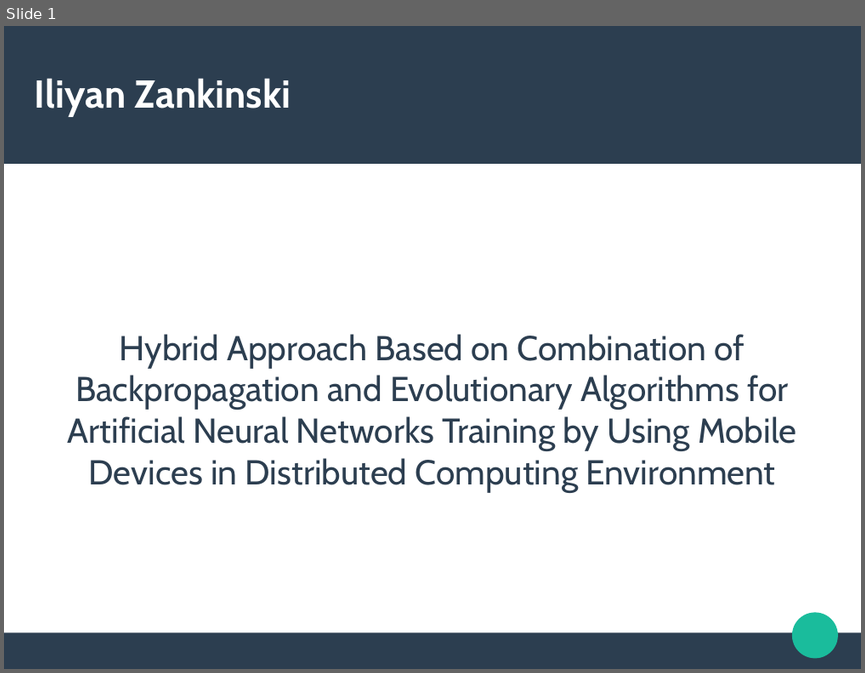
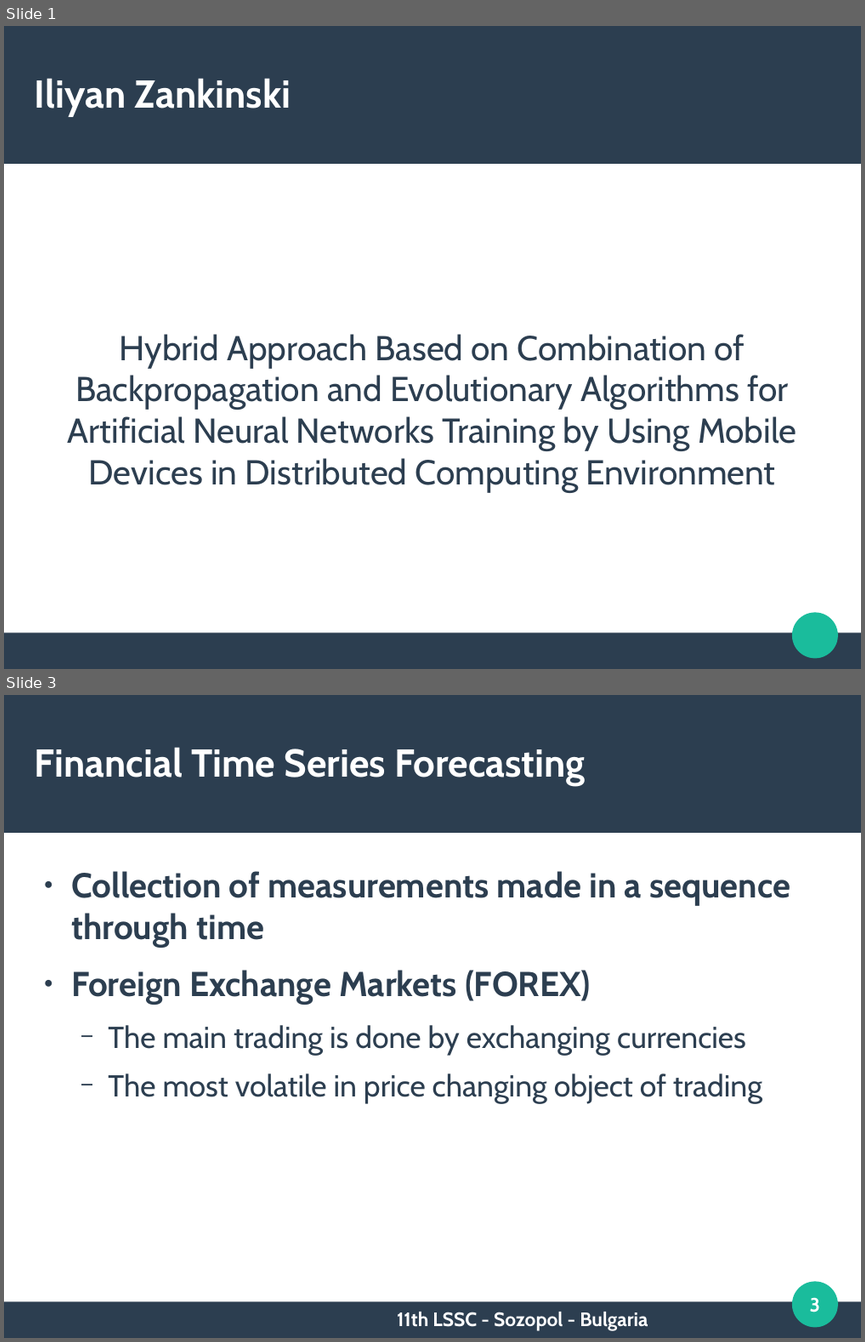
Before and after one commit to TodorBalabanov/Large-Scale-Scientific-Computations-2017, a slide deck: HybridApproachBasedOnCombinationOfBackpropagationAndEvolutionaryAlgorithmsForArtificialNeuralNetworksTrainingByUsingMobileDevicesInDistributedComputingEnvironment.odp. Shown one above the other, each under a label of ours: slide 1 before the commit, slides 1 and 3 after it; the slides between them are not shown. The pictures are 865x673 and 865x1342 pixels, drawn with LibreOffice and Linux fonts; fonts in the diff are those of the drawing; background and template pictures are left out. Boxes give left, top, right and bottom in pixels: in the first picture for what was removed or moved away, otherwise in the second. Text is boxed around its words. In the diff, an @@ line names an element or a change of style, - is before the commit and + after.

```diff
--- a/HybridApproachBasedOnCombinationOfBackpropagationAndEvolutionaryAlgorithmsForArtificialNeuralNetworksTrainingByUsingMobileDevicesInDistributedComputingEnvironment.odp
+++ b/HybridApproachBasedOnCombinationOfBackpropagationAndEvolutionaryAlgorithmsForArtificialNeuralNetworksTrainingByUsingMobileDevicesInDistributedComputingEnvironment.odp
@@ slide 3 added at bbox=[4, 695, 861, 1338], background #FFFFFF; not listed: 3 template elements that a slide beside it also shows @@
@@ title added at bbox=[35, 747, 585, 786], 36 pt, text #FFFFFF, bold @@
+Financial Time Series Forecasting
@@ text added at bbox=[71, 871, 790, 1104], 28 pt, text #2C3E50 @@
+● Collection of measurements made in a sequence through time
+● Foreign Exchange Markets (FOREX)
+  − The main trading is done by exchanging currencies
+  − The most volatile in price changing object of trading
@@ page number added at bbox=[810, 1297, 820, 1312], 18 pt, text #FFFFFF, bold @@
+3
@@ text added at bbox=[397, 1311, 647, 1331], 18 pt, text #FFFFFF, bold @@
+11th LSSC - Sozopol - Bulgaria
```
Also in this commit, not shown: 1 slide changed, 9 other slides added.
